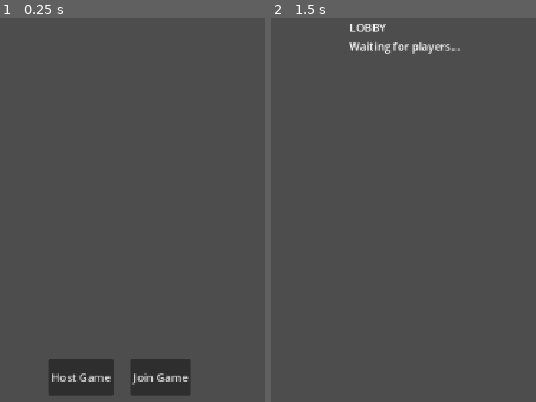
Above: before the commit, frames 1-2 (left to right).
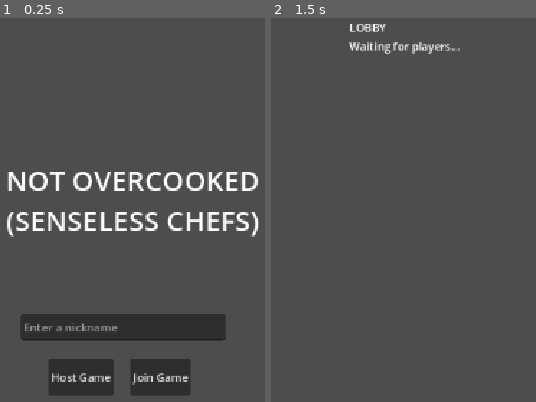
Above: after the commit, the same moments.

Repository: tszyana/SenselessChefs
Game: Godot game, scene res://scenes/main_menu.tscn
The game is run twice, just before and just after one commit, with the same random seed, the same clock (stepped at 60 frames per second) and the same inputs.
Inputs:
- Up to frame 1 (0.25 s): no input
- Up to frame 2 (1.5 s): tap Enter at 0.5 s; hold Right (right) 0.53-1.25 s; click "Host Game" at 1.25 s

The runs differ from the first frame. In frame 1, 9.7% of the frame differs, in the area x 2-98%, y 40-84%; in frame 2, nothing differs.

Commit message:
Main menu update
Added nickname input and title

Diff:
--- a/scenes/main_menu.tscn
+++ b/scenes/main_menu.tscn
@@ -11,6 +11,15 @@
 grow_vertical = 2
 script = ExtResource("1_l6cm7")
 metadata/_edit_lock_ = true
+
+[node name="LineEdit" type="LineEdit" parent="." unique_id=995277565]
+layout_mode = 0
+offset_left = 417.0
+offset_top = 493.0
+offset_right = 712.0
+offset_bottom = 531.0
+placeholder_text = "Enter a nickname"
+max_length = 15
 
 [node name="HBoxContainer" type="HBoxContainer" parent="." unique_id=1293846868]
 layout_mode = 0
@@ -29,5 +38,17 @@
 layout_mode = 2
 text = "Join Game"
 
+[node name="Label" type="Label" parent="." unique_id=875503240]
+layout_mode = 0
+offset_left = 351.0
+offset_top = 224.0
+offset_right = 806.0
+offset_bottom = 433.0
+theme_override_font_sizes/font_size = 40
+text = "NOT OVERCOOKED
+(SENSELESS CHEFS)"
+horizontal_alignment = 1
+vertical_alignment = 1
+
 [connection signal="pressed" from="HBoxContainer/HostButton" to="." method="_on_host_button_pressed"]
 [connection signal="pressed" from="HBoxContainer/JoinButton" to="." method="_on_join_button_pressed"]
